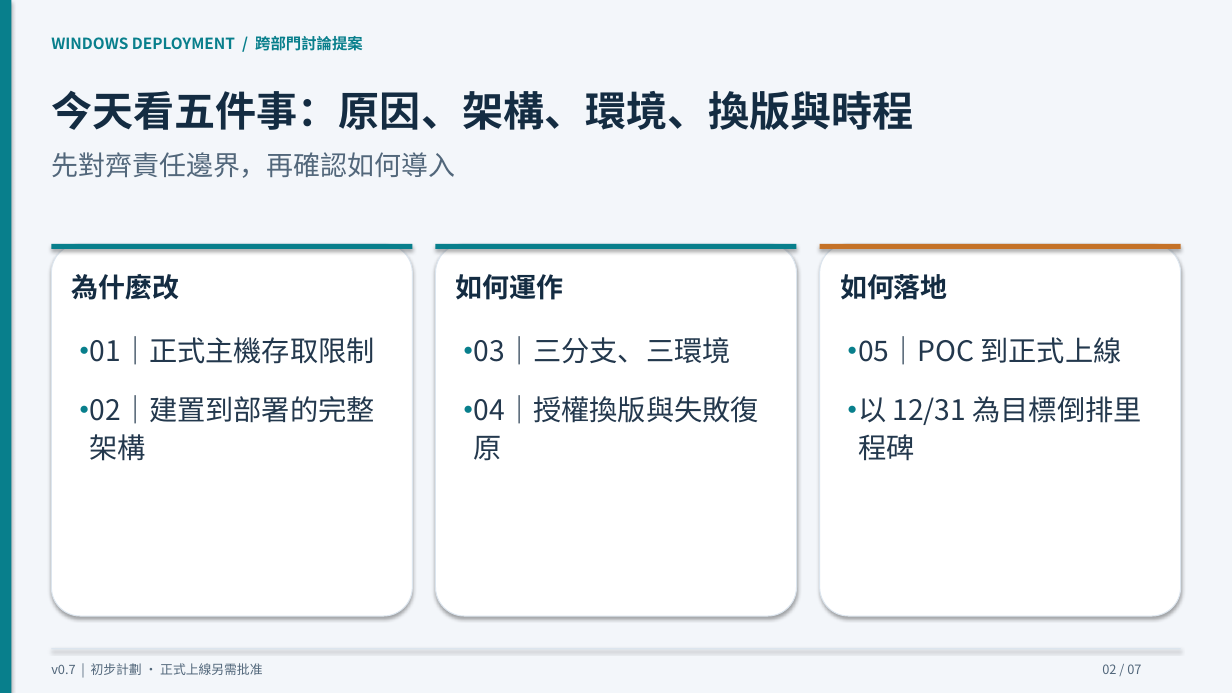
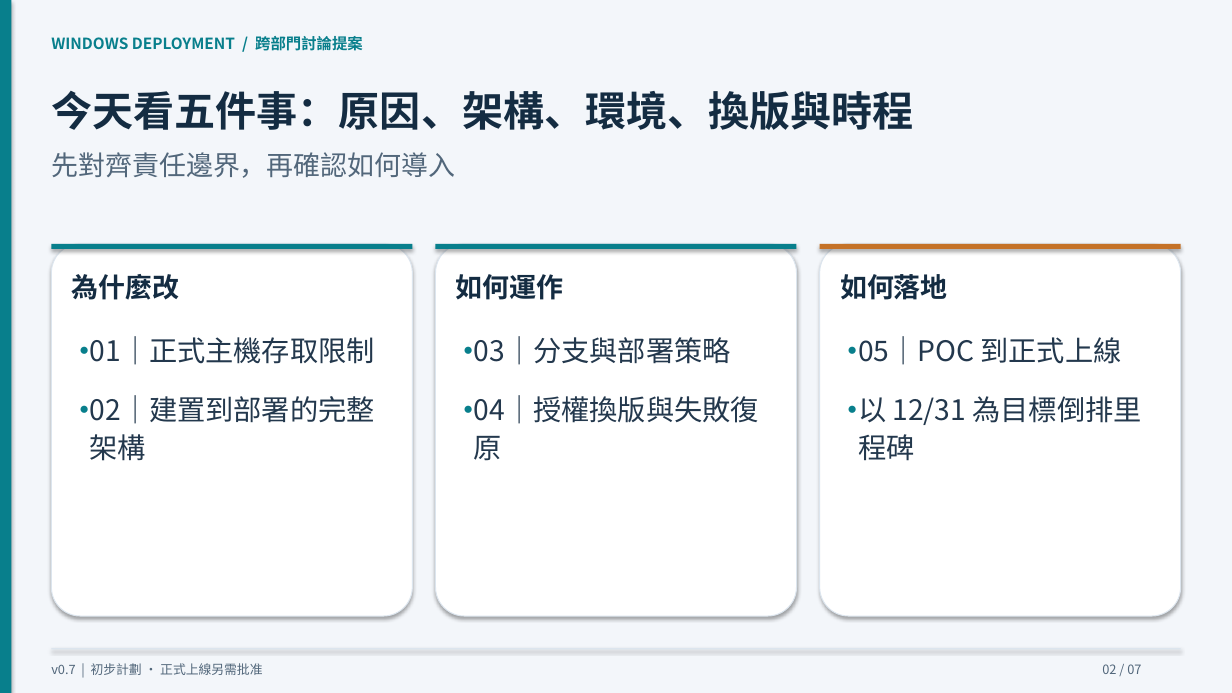
Before and after one commit to cyljacky02/gitlab-win-cicd, a slide deck: slide 2 of docs/presentations/windows-cd-initial-plan.pptx. Drawn at 1232x693 pixels with LibreOffice and Linux fonts; fonts in the diff are those of the drawing. Boxes give left, top, right and bottom in pixels: in the first picture for what was removed or moved away, otherwise in the second. Text is boxed around its words. In the diff, an @@ line names an element or a change of style, - is before the commit and + after.

```diff
--- a/docs/presentations/windows-cd-initial-plan.pptx
+++ b/docs/presentations/windows-cd-initial-plan.pptx
@@ text at [474, 336, 731, 365]: text changed @@
-03｜三分支、三環境
+03｜分支與部署策略
```
Also in this commit, not shown: 1 other slide changed, 13 other files.
